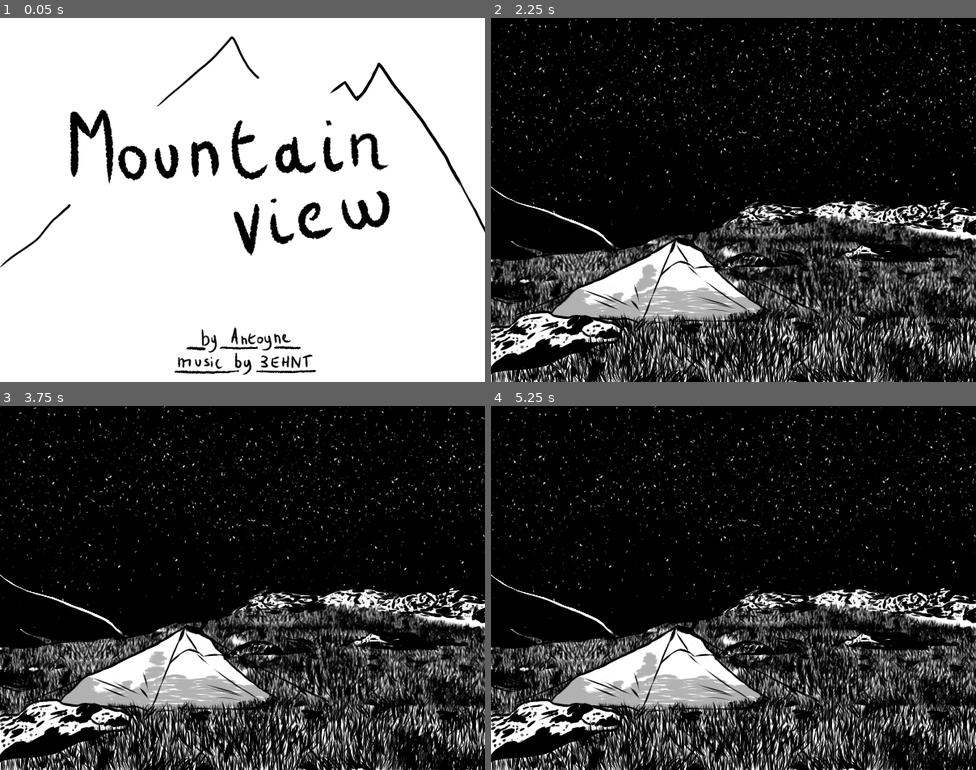
Above: before the commit, frames 1-4 (two rows, left to right).
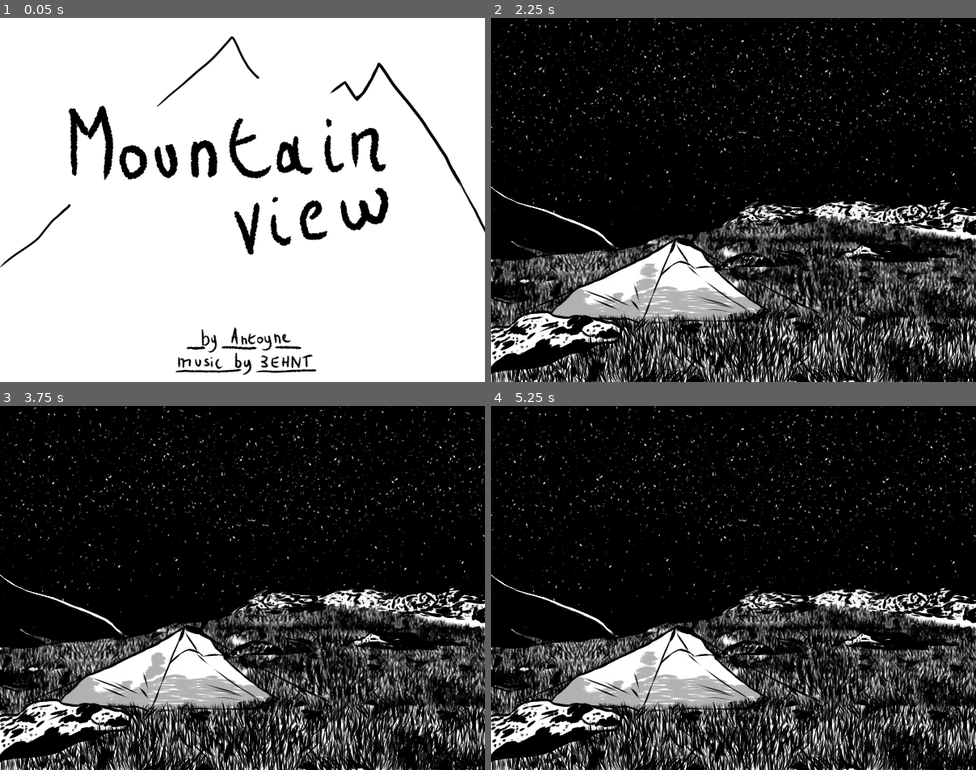
Above: after the commit, the same moments.

Repository: Ant0yne/35hJam_Edition-1
Game: Godot game, scene res://Scene/Menu.tscn
Same seed, same stepped clock (60 frames per second), same inputs: the game is played once before the commit and once after it. Sound files missing from this copy of the repository are replaced by a short silence.
Inputs (mouse positions are in pixels of both pictures, inside the frame that each line leads up to):
- Up to frame 1 (0.05 s): no input
- Up to frame 2 (2.25 s): tap Enter at 0.5, 2 s; move the mouse to (840, 181) at 0.52 s; click (840, 181) at 0.67 s; tap Space at 1.25 s; move the mouse to (636, 218) at 1.27 s; click (636, 218) at 1.42 s; move the mouse to (782, 119) at 2.02 s; click (782, 119) at 2.17 s
- Up to frame 3 (3.75 s): tap Space at 2.75 s; move the mouse to (218, 660) at 2.77 s; click (218, 660) at 2.92 s; tap Enter at 3.5 s; move the mouse to (388, 642) at 3.52 s; click (388, 642) at 3.67 s
- Up to frame 4 (5.25 s): tap Space at 4.25 s; move the mouse to (588, 533) at 4.27 s; click (588, 533) at 4.42 s; move the mouse to (757, 588) at 5.02 s; click (757, 588) at 5.17 s

The runs differ from the first frame. In frame 1, 2.6% of the frame differs, in the area x 14-81%, y 24-98%; in frame 2, less than 0.1%; in frame 3, less than 0.1%; in frame 4, less than 0.1%.

Commit message:
timer splash screen

Diff:
--- a/Scene/Jour1Saison1.tscn
+++ b/Scene/Jour1Saison1.tscn
@@ -380,6 +380,7 @@
 [node name="Personnage" type="AnimatedSprite" parent="."]
 position = Vector2( 99.1428, 362.122 )
 frames = SubResource( 9 )
+frame = 10
 playing = true
 
 [node name="Herbe Perso" type="Sprite" parent="Personnage"]
--- a/Scene/Jour2Saison1.tscn
+++ b/Scene/Jour2Saison1.tscn
@@ -126,7 +126,7 @@
 [node name="Personnage" type="AnimatedSprite" parent="."]
 position = Vector2( 328.612, 309.951 )
 frames = SubResource( 3 )
-frame = 23
+frame = 3
 playing = true
 
 [node name="Ambiance" type="AudioStreamPlayer" parent="."]
--- a/Scene/Menu.tscn
+++ b/Scene/Menu.tscn
@@ -20,3 +20,8 @@
 [node name="Splash Screen" type="AnimatedSprite" parent="."]
 position = Vector2( 300, 225 )
 frames = SubResource( 1 )
+frame = 1
+playing = true
+
+[node name="Timer" type="Timer" parent="."]
+[connection signal="timeout" from="Timer" to="." method="_on_Timer_timeout"]
--- a/Scene/Nuit1Saison1.tscn
+++ b/Scene/Nuit1Saison1.tscn
@@ -65,7 +65,7 @@
 [node name="Personnage" type="AnimatedSprite" parent="."]
 position = Vector2( 356, 337 )
 frames = SubResource( 1 )
-frame = 4
+frame = 22
 playing = true
 
 [node name="Ambiance" type="AudioStreamPlayer" parent="."]
--- a/Scene/Nuit2Saison1.tscn
+++ b/Scene/Nuit2Saison1.tscn
@@ -91,7 +91,6 @@
 [node name="Personnage" type="AnimatedSprite" parent="."]
 position = Vector2( 219.593, 323.694 )
 frames = SubResource( 1 )
-frame = 9
 playing = true
 
 [node name="Tout" type="Sprite" parent="."]
--- a/Script/Jour2Saison1.gd
+++ b/Script/Jour2Saison1.gd
@@ -22,7 +22,6 @@
 		if event.button_index == BUTTON_LEFT and event.pressed and clic_possible and !son_joue :
 			vent.play()
 			son_joue = true
-			print(vent.stream)
 
 func _on_Area2D_mouse_entered():
 	clic_possible = true
--- a/Script/Menu.gd
+++ b/Script/Menu.gd
@@ -1,27 +1,23 @@
 extends Node2D
+
+onready var timer = $Timer
 
 var jour_nuit
 var scene_jour = [
 	preload("res://Scene/Jour1Saison1.tscn"),
 	preload("res://Scene/Jour2Saison1.tscn")
 ]
-
 var scene_nuit = [
 	preload("res://Scene/Nuit1Saison1.tscn"),
 	preload("res://Scene/Nuit2Saison1.tscn")
 ]
 
+export var duree = int(10)
+
 func _ready():
 	jour_nuit = OS.get_datetime(false)
 	print(jour_nuit)
-
-#func _process(delta):
-#	if jour_nuit["hour"] >= 6 && jour_nuit["hour"] < 18:
-#		_jour()
-#	if jour_nuit["hour"] >= 18 && jour_nuit["hour"] <= 23:
-#		_nuit()
-#	if jour_nuit["hour"] >= 00 && jour_nuit["hour"] < 6:
-#		_nuit()
+	timer.start(duree)
 
 func _jour():
 	randomize()
@@ -59,3 +55,6 @@
 		_nuit()
 	if jour_nuit["hour"] >= 00 && jour_nuit["hour"] < 6:
 		_nuit()
+
+func _on_Timer_timeout():
+	_transition()
